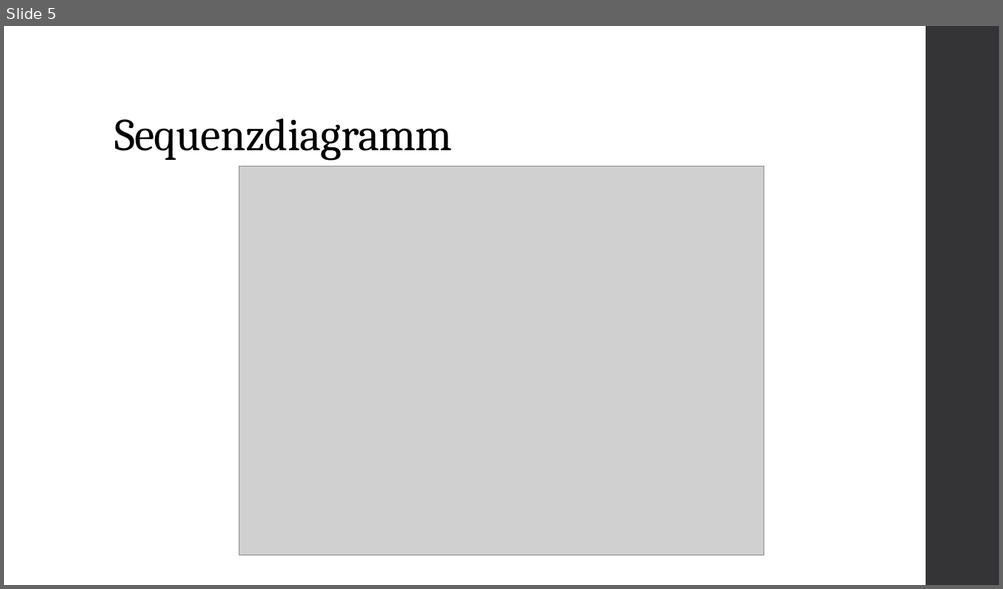
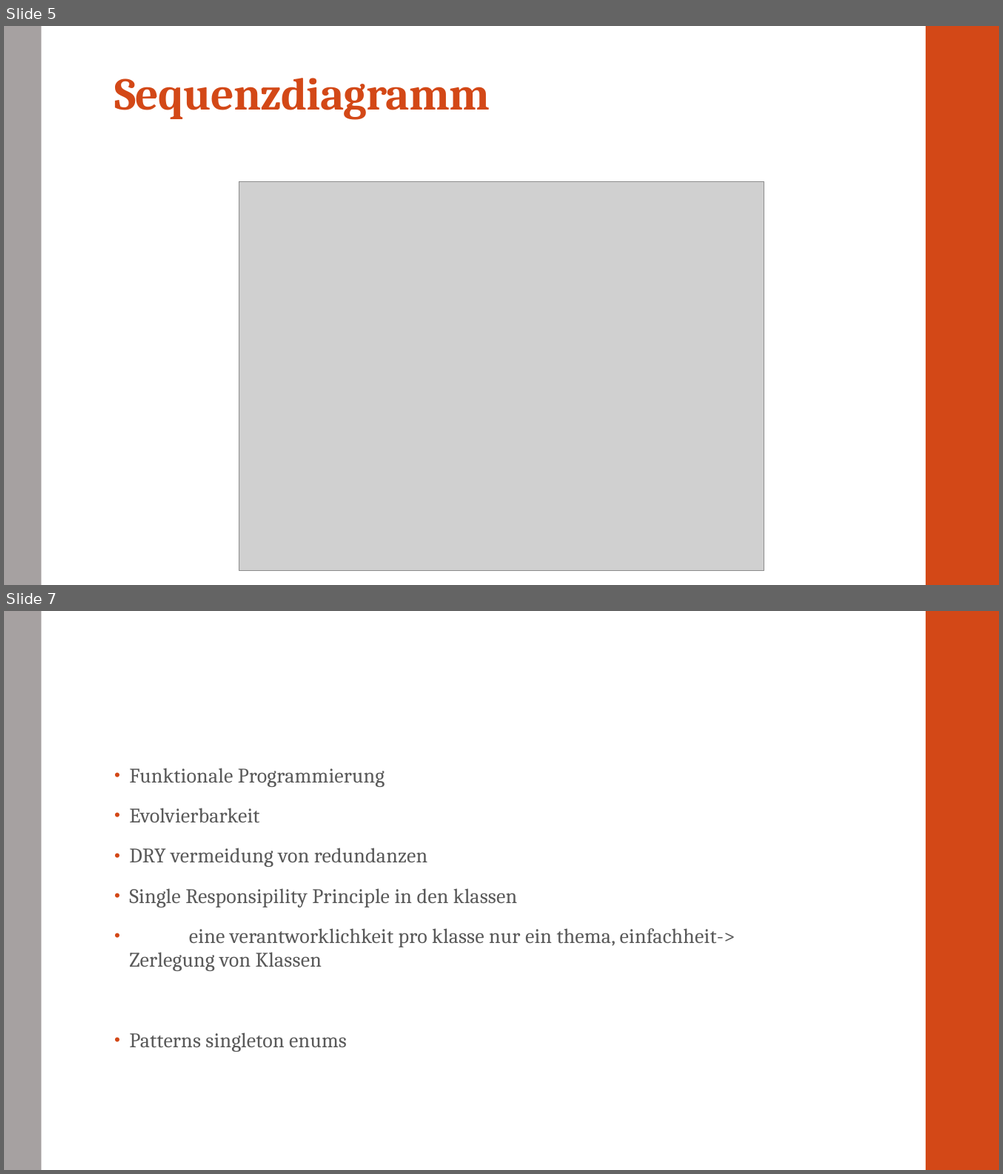
Before and after one commit to CodeIsJustLikeMagic/SE1Minutes, a slide deck: Projekt Diagramme/19 Präsentation und Demo TODO.pptx. Shown one above the other, each under a label of ours: slide 5 before the commit, slides 5 and 7 after it; the slides between them are not shown. The pictures are 1003x589 and 1003x1174 pixels, drawn with LibreOffice and Linux fonts; fonts in the diff are those of the drawing; grey boxes stand for pictures. Boxes give left, top, right and bottom in pixels: in the first picture for what was removed or moved away, otherwise in the second. Text is boxed around its words. In the diff, an @@ line names an element or a change of style, - is before the commit and + after.

```diff
--- a/Projekt Diagramme/19 Präsentation und Demo TODO.pptx
+++ b/Projekt Diagramme/19 Präsentation und Demo TODO.pptx
@@ slide 7 added at (4, 611, 999, 1170), background #FFFFFF; not listed: 2 template elements that a slide beside it also shows @@
@@ text added at (129, 768, 735, 1052), 20 pt, text #595959 @@
+• Funktionale Programmierung
+• Evolvierbarkeit
+• DRY vermeidung von redundanzen
+• Single Responsipility Principle in den klassen
+• eine verantworklichkeit pro klasse nur ein thema, einfachheit-> Zerlegung von Klassen
+• Patterns singleton enums
@@ slide 5 changed as well @@
@@ rectangle added at (4, 26, 41, 585), fill #A6A1A1 @@
@@ rectangle at (925, 26, 999, 585): fill #353537 to #D34817 @@
@@ title "Sequenzdiagramm": place and size @@
-title "Sequenzdiagramm" at (114, 118, 452, 160)
+title "Sequenzdiagramm" at (114, 78, 489, 120)
@@ title "Sequenzdiagramm" at (114, 78, 489, 120): text colour #000000 to #D34817, bold on @@
@@ picture: place and size @@
-picture at (239, 167, 763, 556)
+picture at (239, 182, 763, 571)
```
Also in this commit, not shown: 6 other slides changed, 1 other file.
